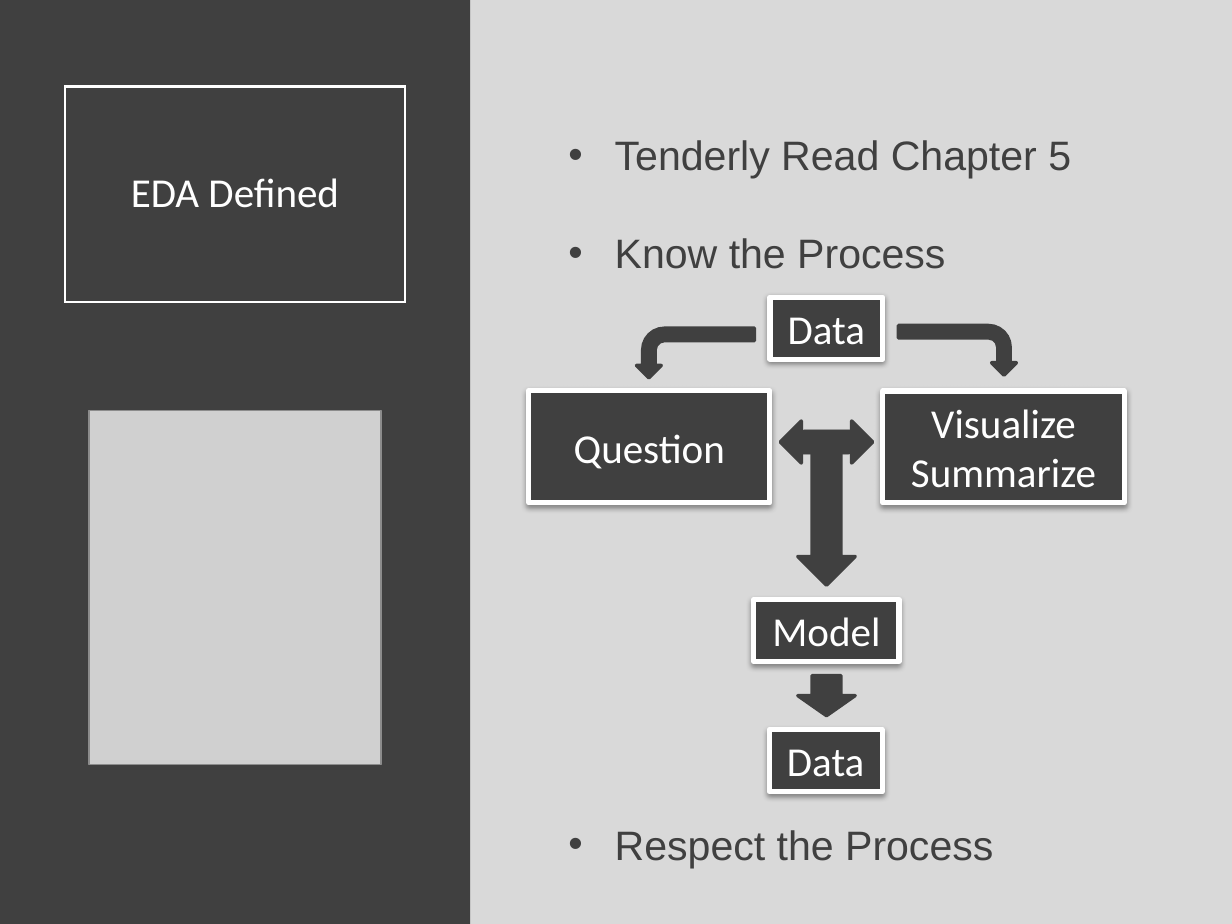
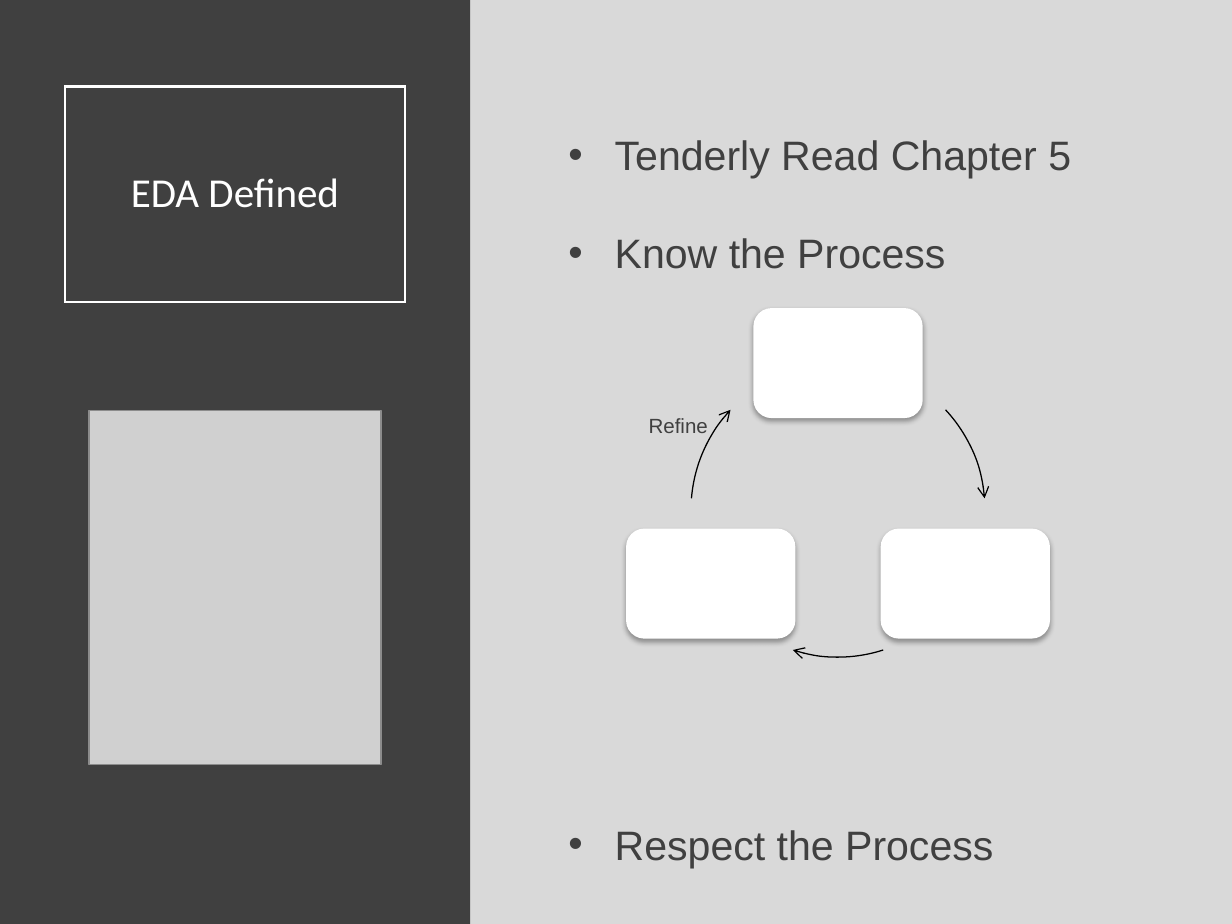
Before and after one commit to SuperMarioGiacomazzo/STOR320_WEBSITE, a slide deck: slide 2 of Lecture/Exploratory Data Analysis 1/Exploratory_Data_Analysis_1_Lecture.pptx. Drawn at 1232x924 pixels with LibreOffice and Linux fonts; fonts in the diff are those of the drawing; grey boxes stand for pictures. Boxes give left, top, right and bottom in pixels: in the first picture for what was removed or moved away, otherwise in the second. Text is boxed around its words. In the diff, an @@ line names an element or a change of style, - is before the commit and + after.

```diff
--- a/Lecture/Exploratory Data Analysis 1/Exploratory_Data_Analysis_1_Lecture.pptx
+++ b/Lecture/Exploratory Data Analysis 1/Exploratory_Data_Analysis_1_Lecture.pptx
@@ rectangle removed at <box>770,297,883,359</box> @@
-Data
@@ bent arrow removed at <box>636,329,754,378</box> @@
@@ bent arrow removed at <box>898,325,1016,375</box> @@
@@ group added at <box>626,308,1050,658</box>: 3 rounded rectangles, 3 freeform shapes @@
@@ rectangle removed at <box>529,391,770,503</box> @@
-Question
@@ text added at <box>649,418,708,433</box>, 12 pt, text #404040 @@
+Refine
@@ rectangle removed at <box>883,391,1125,503</box> @@
-Visualize Summarize
@@ right arrow removed at <box>780,421,849,463</box> @@
@@ right arrow removed at <box>804,421,873,463</box> @@
@@ right arrow removed at <box>798,453,856,586</box> @@
@@ rectangle removed at <box>754,600,899,662</box> @@
-Model
@@ right arrow removed at <box>798,675,856,716</box> @@
@@ rectangle removed at <box>769,729,882,791</box> @@
-Data
```
Also in this commit, not shown: 5 other files.
